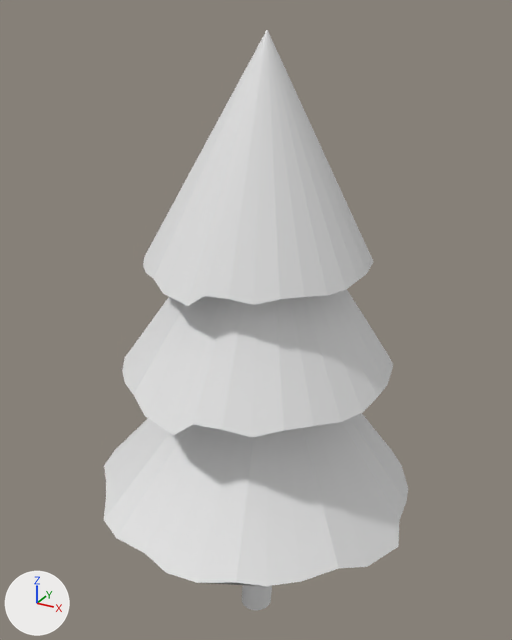
An edit to the glTF model assets/models/tree.gltf, drawn before and after from the same camera.
The view is the same before and after, from a 50 mm camera at (4.41, -8.03, 9.23) aimed at (-0.12, 0.22, 5.11). The axes (+X, +Y, +Z) are drawn at lower left. The lights are the same throughout. Where no turn or scale is listed for an object, it has been applied to the vertices.

Objects in the first picture: 'Leaves', 'Leaves.001', 'Leaves.002', 'Trunk'.
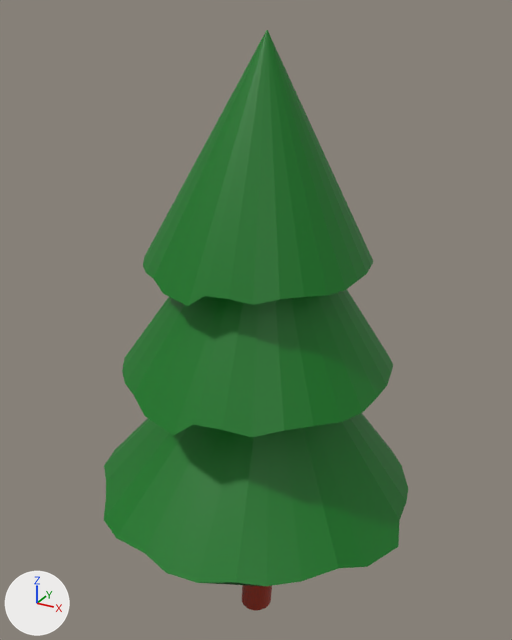
Commit message: Spawning trees

Pixel boxes [x1, y1, x2, y2] of what changed, in the pictures (512 x 640 px):
'Leaves', recoloured (white to green): [104, 413, 408, 586] in both
'Leaves.001', recoloured (white to green): [143, 30, 374, 306] in both
'Leaves.002', recoloured (white to green): [122, 289, 393, 438] in both
'Trunk', recoloured (grey to red): [242, 585, 272, 610] in both

Patch to the scene script:
```diff
--- a/assets/models/tree.gltf.py
+++ b/assets/models/tree.gltf.py
@@ mat_leaves @@
+mat_leaves = principled_material('Leaves')
+mat_leaves.base_color = (0.0, 0.184, 0.011)  # dark green #00771b
@@ mat_trunk @@
+mat_trunk = principled_material('Trunk')
+mat_trunk.base_color = (0.296, 0.023, 0.00564)  # red #942a11
@@ me_cylinder @@
 me_cylinder.from_pydata(...)  # 128 vertices, 252 faces; spans x -0.25..0.34, y -0.25..0.28, z -1.16..3.8
+me_cylinder.materials.append(mat_trunk)  # red #942a11
@@ me_cone @@
 me_cone.from_pydata(...)  # 33 vertices, 62 faces; spans x -2.47..2.4, y -2.35..2.31, z -1.7..1.36
+me_cone.materials.append(mat_leaves)  # dark green #00771b
@@ me_cone_003 @@
 me_cone_003.from_pydata(...)  # 33 vertices, 62 faces; spans x -1.95..1.91, y -2.0..2.02, z -1.68..1.36
+me_cone_003.materials.append(mat_leaves)  # dark green #00771b
@@ me_cone_004 @@
 me_cone_004.from_pydata(...)  # 33 vertices, 62 faces; spans x -1.56..1.54, y -1.6..1.63, z -1.65..1.36
+me_cone_004.materials.append(mat_leaves)  # dark green #00771b
```
